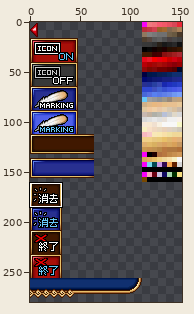
Sprite sheet, stored at work_IMG/SN/ACT/OBJACT_BTM.png. Above: a wide view before the commit, with the close-up outlined.
Close-up. Before the edit:
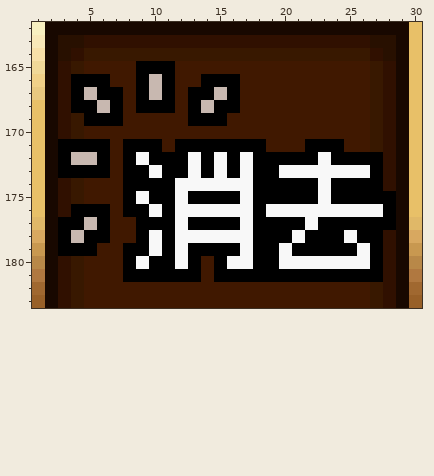
The file is 152x280 pixels. Colours within 5 levels of each other are drawn and written as one. Shown: x 1..30, y 162..183. The commit also changed other parts of the picture, which this record leaves out.
After:
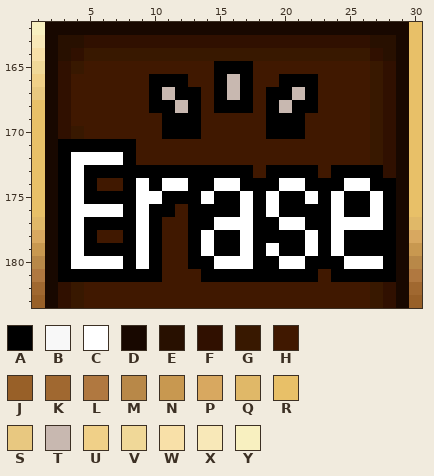
Palette (. is transparent): A #000000  B #f8f8f8  C #ffffff  D #180800  E #281000  F #301000  G #381800  H #401800  J #986028  K #a06830  L #b07840  M #b88848  N #c89850  P #d8a860  Q #e0b868  R #e8c068  S #e8c880  T #c8b8b0  U #f0d088  V #f0d898  W #f8e0a8  X #f8e8b8  Y #f8f0c0
Change:
@@ x 1..30 @@
 164 WDEFGGGGGGGGGGGGGGGGGGGGGGFEDR
-165 VDFGHHHHAAAHHHHHHHHHHHHHHHGFDR
-166 UDFAAAHHATAHHAAAHHHHHHHHHHGFDR
-167 SDFATAAHATAHAATAHHHHHHHHHHGFDR
-168 RDFAATAHAAAHATAAHHHHHHHHHHGFDR
-169 RDFGAAAHHHHHAAAHHHHHHHHHHHGFDR
-170 RDFGHHHHHHHHHHHHHHHHHHHHHHGFDR
-171 RDAAAAHAAAHAAAAAAAHHHAAAHHGFDR
-172 RDATTAHABAAABABABAAAAABAAAAFDR
-173 RDAAAAHAABAABABABAABBBBBBBAFDR
-174 RDFGHHHAAAABBBBBBAAAAABAAAAFDR
-175 RDFGHHHABAABAAAABAAAAABAAAAADR
-176 RDFAAAHAABABBBBBBABBBBBBBBBADR
-177 QDAATAHHAAABAAAABAAAABAAAAAADQ
-178 PDATAAHHABABBBBBBAAABAAABAAFDP
-179 NDAAAHHAABABAAAABAABAAAAABAFDN
-180 MDFGHHHABAABAHABBAABBBBBBBAFDM
-181 LDFGHHHAAAAAAHAAAAAAAAAAAAAFDL
+165 VDFGHHHHHHHHHHAAAHHHHHHHHHGFDR
+166 UDFHHHHHHAAAHHATAHHAAAHHHHGFDR
+167 SDFHHHHHHATAAHATAHAATAHHHHGFDR
+168 RDFHHHHHHAATAHAAAHATAAHHHHGFDR
+169 RDFHHHHHHHAAAHHHHHAAAHHHHHGFDR
+170 RDFGHHHHHHAAAHHHHHAAAHHHHHGFDR
+171 RDAAAAAAHHHHHHHHHHHHHHHHHHGFDR
+172 RDACCCCAHHHHHHHHHHHHHHHHHHGFDR
+173 RDACAAAAAAAAAAAAAHAAAAHAAAAFDR
+174 RDACAHHACACCAACCAAACCAAACCAADR
+175 RDACAAAACCAAACAACACAACACAACADR
+176 RDACCCCACAAHAAAACACAAAACAACADR
+177 QDACAAAACAHHAACCCAACCAACCCCADQ
+178 PDACAHHACAHHACAACAAAACACAAAADP
+179 NDACAAAACAHHACAACACAACACAAAADN
+180 MDACCCCACAHHAACCCAACCAAACCCADM
+181 LDAAAAAAAAHHHAAAAAAAAAHAAAAADL
 182 KDFGHHHHHHHHHHHHHHHHHHHHHHGFDK
